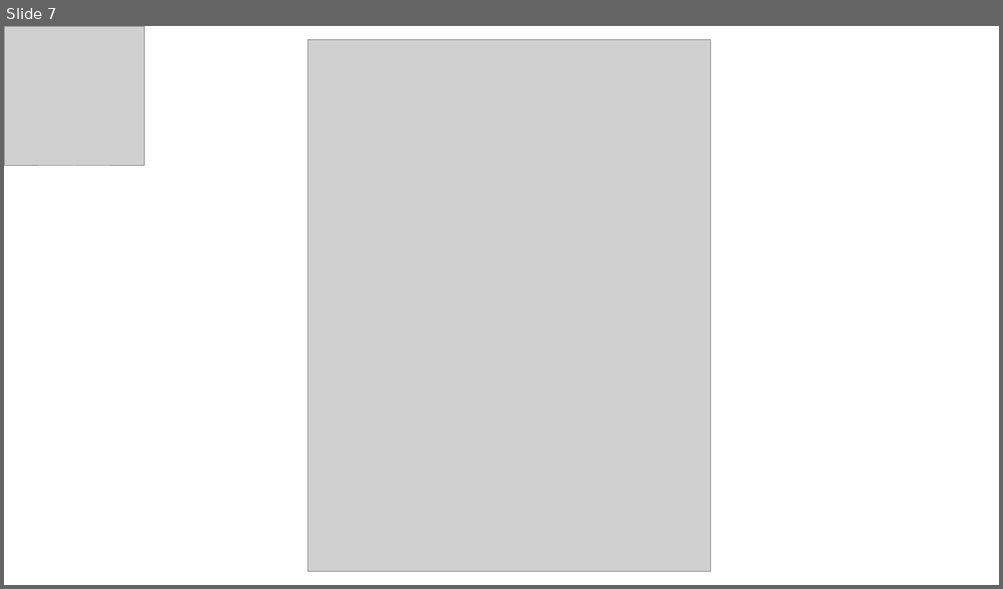
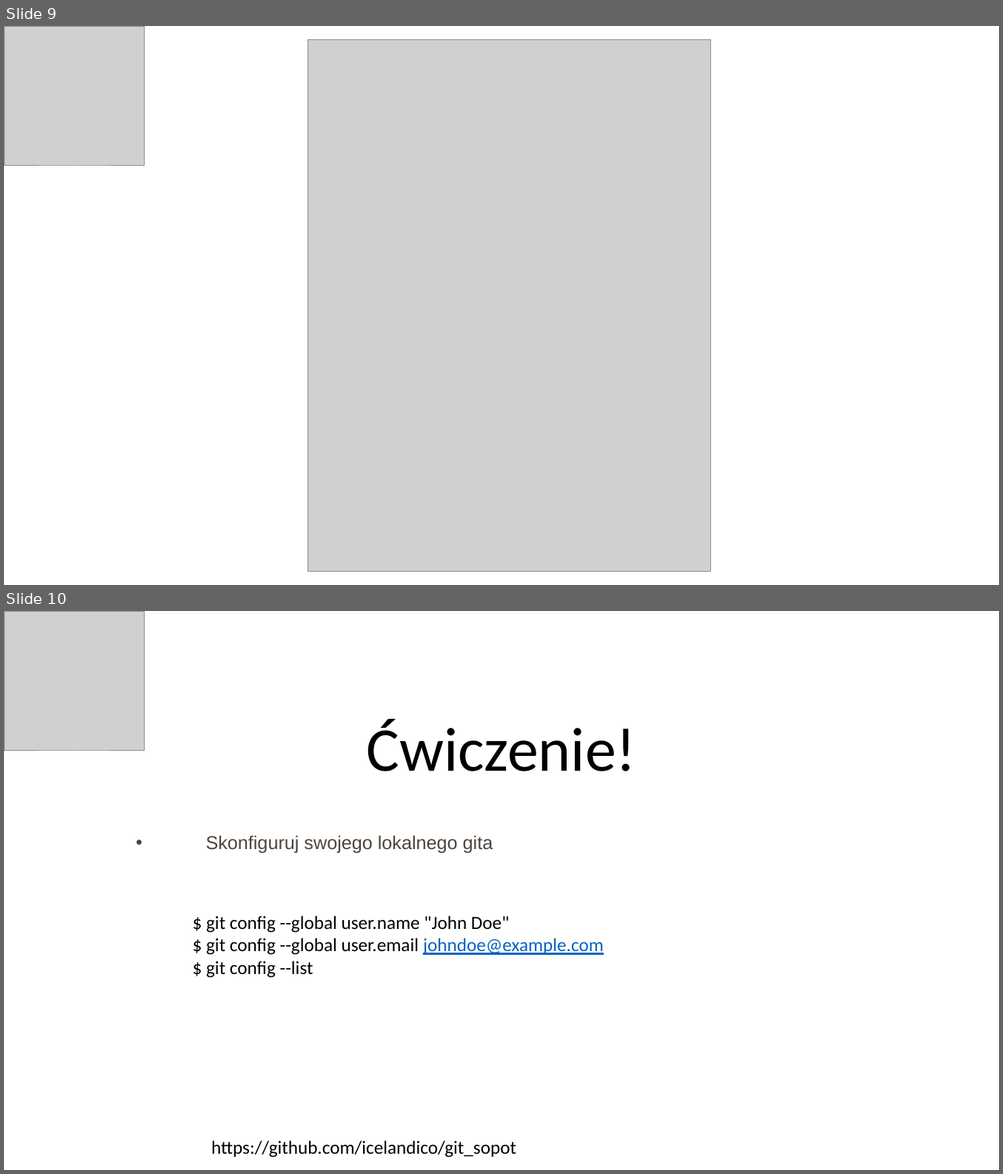
Before and after one commit to icelandico/git_sopot, a slide deck: presentation/GIT.pptx. Shown one above the other, each under a label of ours: slide 7 before the commit, slides 9 and 10 after it. The pictures are 1003x589 and 1003x1174 pixels, drawn with LibreOffice and Linux fonts; fonts in the diff are those of the drawing; grey boxes stand for pictures. Boxes give left, top, right and bottom in pixels: in the first picture for what was removed or moved away, otherwise in the second. Text is boxed around its words. In the diff, an @@ line names an element or a change of style, - is before the commit and + after.

```diff
--- a/presentation/GIT.pptx
+++ b/presentation/GIT.pptx
@@ slide 10 added at (x1=4, y1=611, x2=999, y2=1170), background #FFFFFF @@
@@ picture added at (x1=4, y1=611, x2=145, y2=752) @@
@@ title added at (x1=366, y1=719, x2=636, y2=772), 60 pt, text #000000 @@
+Ćwiczenie!
@@ text added at (x1=206, y1=835, x2=493, y2=854), 18 pt, text #4E443C @@
+• Skonfiguruj swojego lokalnego gita
@@ text added at (x1=206, y1=916, x2=603, y2=978), 18 pt, text #000000 @@
+$ git config --global user.name "John Doe"
+$ git config --global user.email johndoe@example.com
+$ git config --list
@@ text added at (x1=211, y1=1141, x2=516, y2=1158), 18 pt, text #000000 @@
+https://github.com/icelandico/git_sopot
@@ what was slide 7 is now slide 9 @@
```
Also in this commit, not shown: 1 slide changed, 3 other slides added, 1 other file.
